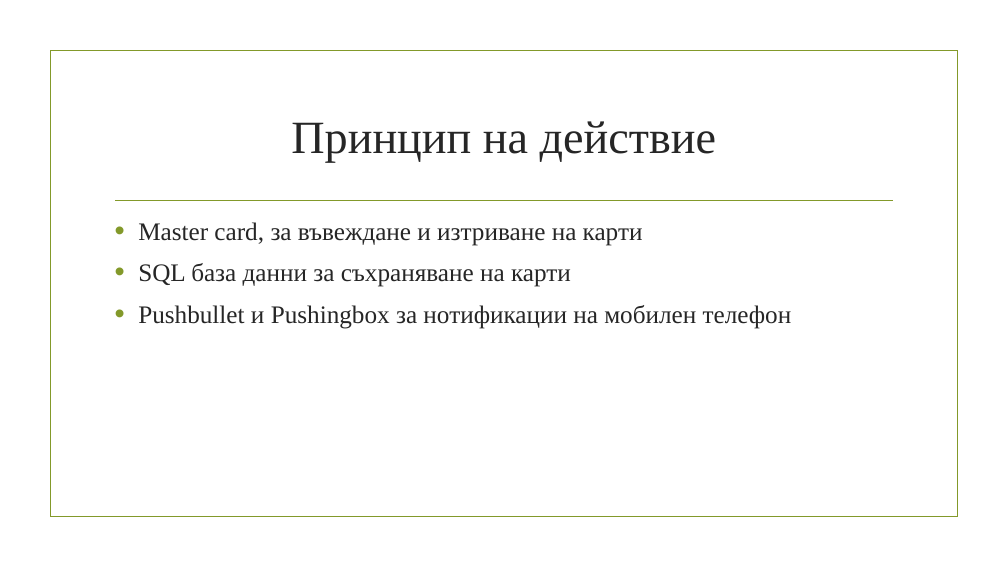
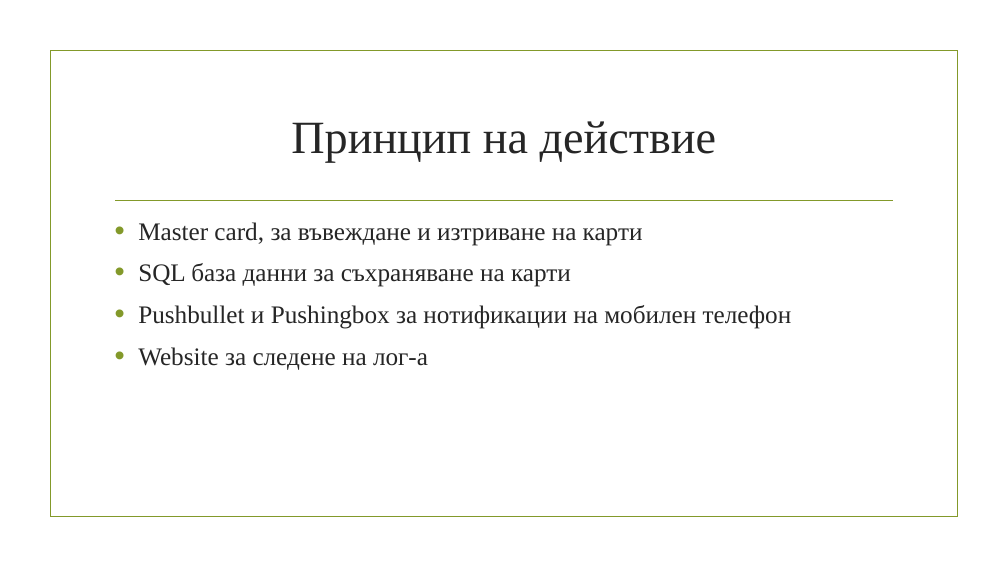
Before and after one commit to Bozhimir/SmartSentinel, a slide deck: slide 3 of Presentation/Smart Sentinel.pptx. Drawn at 1008x567 pixels with LibreOffice and Linux fonts; fonts in the diff are those of the drawing; background and template pictures are left out. Boxes give left, top, right and bottom in pixels: in the first picture for what was removed or moved away, otherwise in the second. Text is boxed around its words. In the diff, an @@ line names an element or a change of style, - is before the commit and + after.

Commit message:
Presentation final version

```diff
--- a/Presentation/Smart Sentinel.pptx
+++ b/Presentation/Smart Sentinel.pptx
@@ text at (138,347,428,370): paragraph added @@
+• Website за следене на лог-а
```
